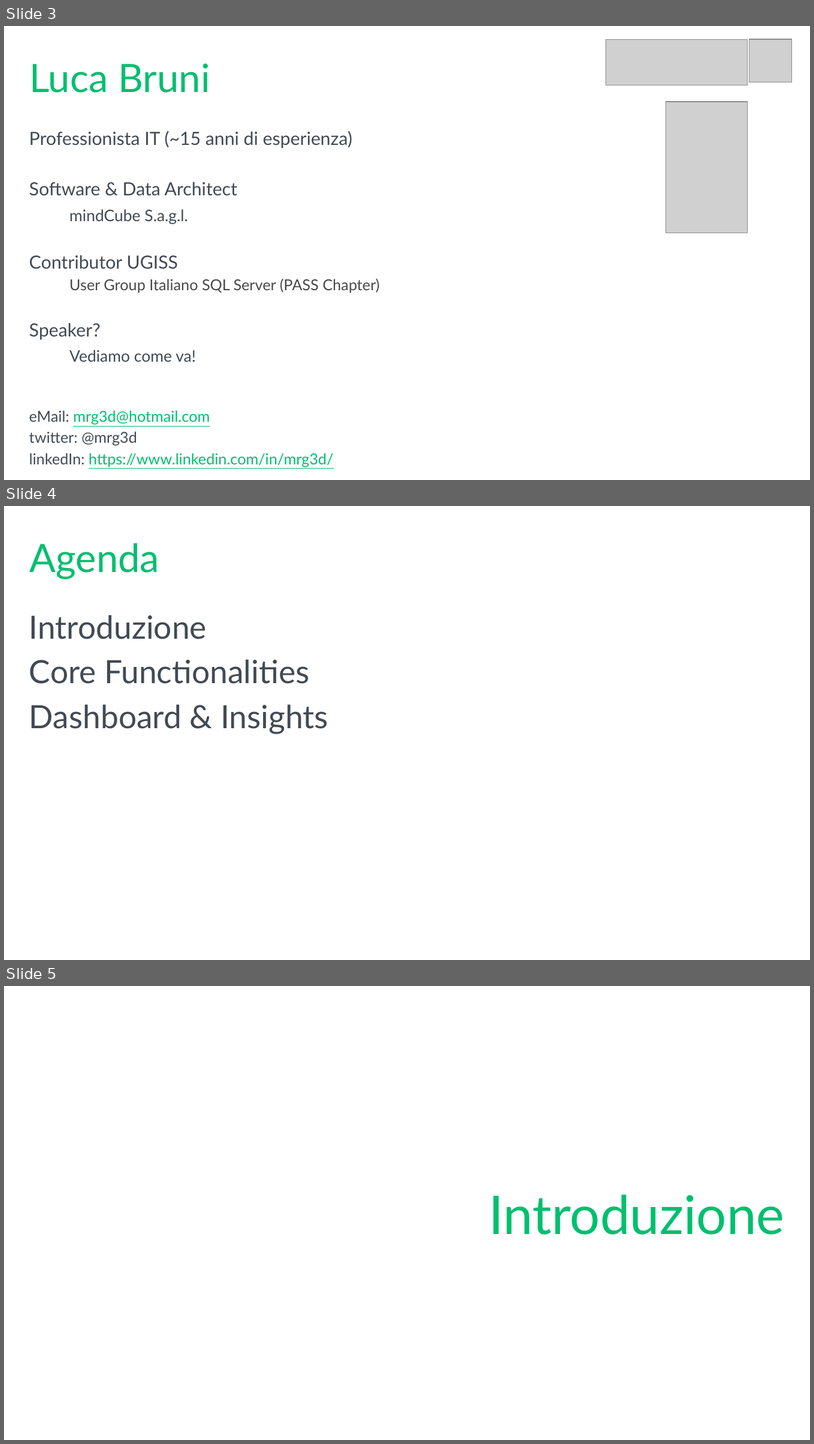
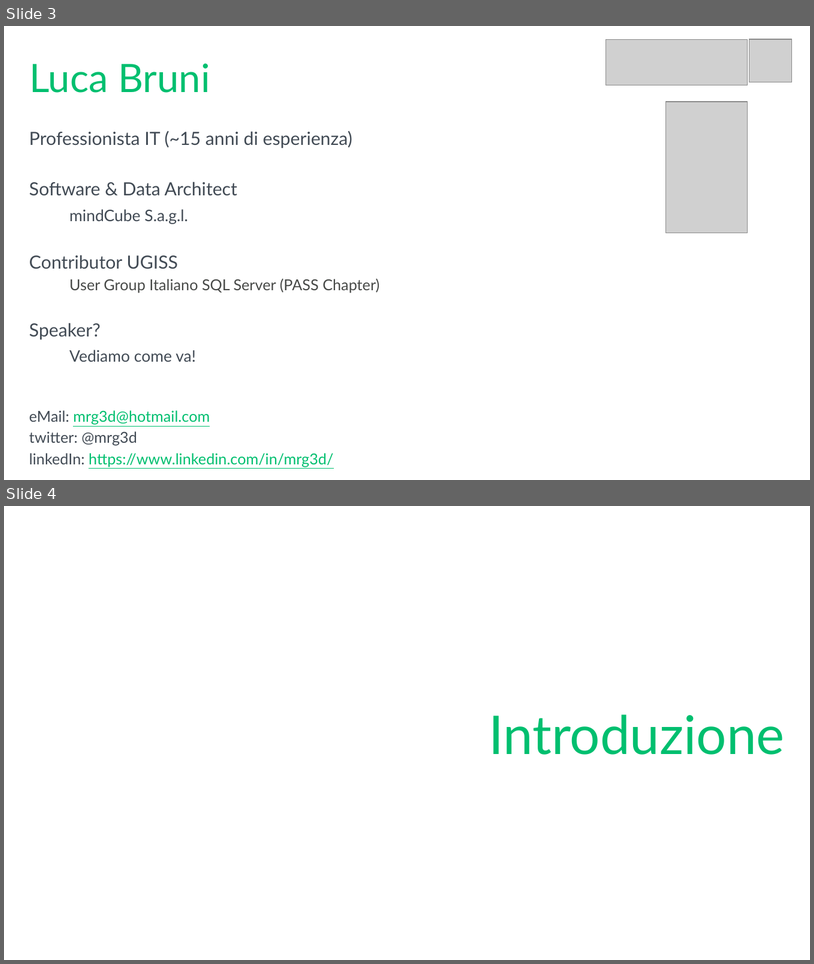
Before and after one commit to mrg3d/demo-opsstudio-repo, a slide deck: Introducing SQL Operations Studio.pptx. Shown one above the other, each under a label of ours: slides 3, 4 and 5 before the commit, slides 3 and 4 after it. The pictures are 814x1444 and 814x964 pixels, drawn with LibreOffice and Linux fonts; fonts in the diff are those of the drawing; grey boxes stand for pictures; background and template pictures are left out. Boxes give left, top, right and bottom in pixels: in the first picture for what was removed or moved away, otherwise in the second. Text is boxed around its words. In the diff, an @@ line names an element or a change of style, - is before the commit and + after.

```diff
--- a/Introducing SQL Operations Studio.pptx
+++ b/Introducing SQL Operations Studio.pptx
@@ slide 4 removed at (4, 506, 810, 960), background #FFFFFF @@
@@ title removed at (29, 543, 159, 579) @@
-Agenda
@@ text removed at (29, 615, 328, 734) @@
-Introduzione
-Core Functionalities
-Dashboard & Insights
@@ what was slide 5 is now slide 4 @@
```
Also in this commit, not shown: 4 slides changed, 6 slides added, 3 other slides removed.
